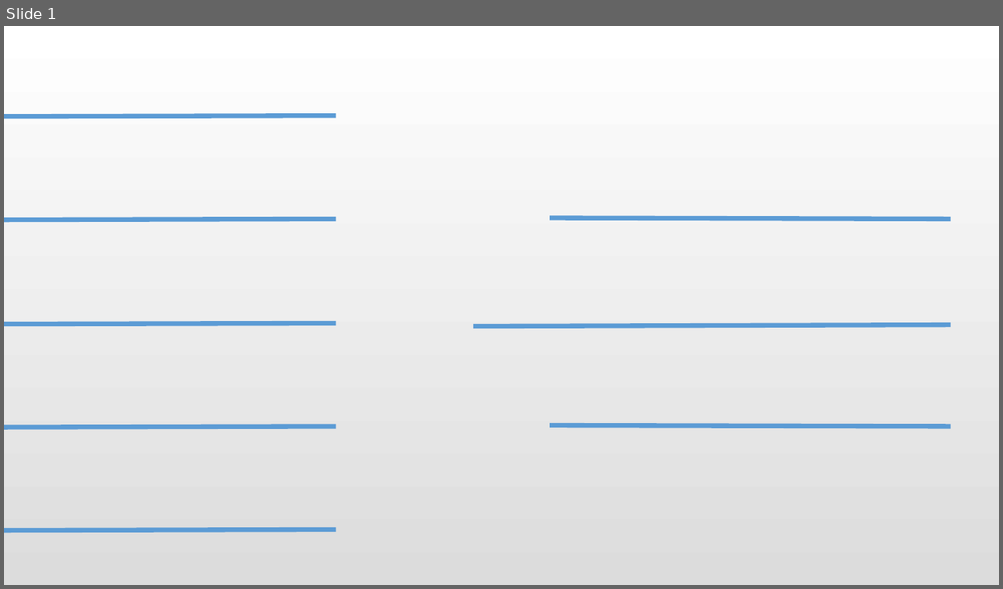
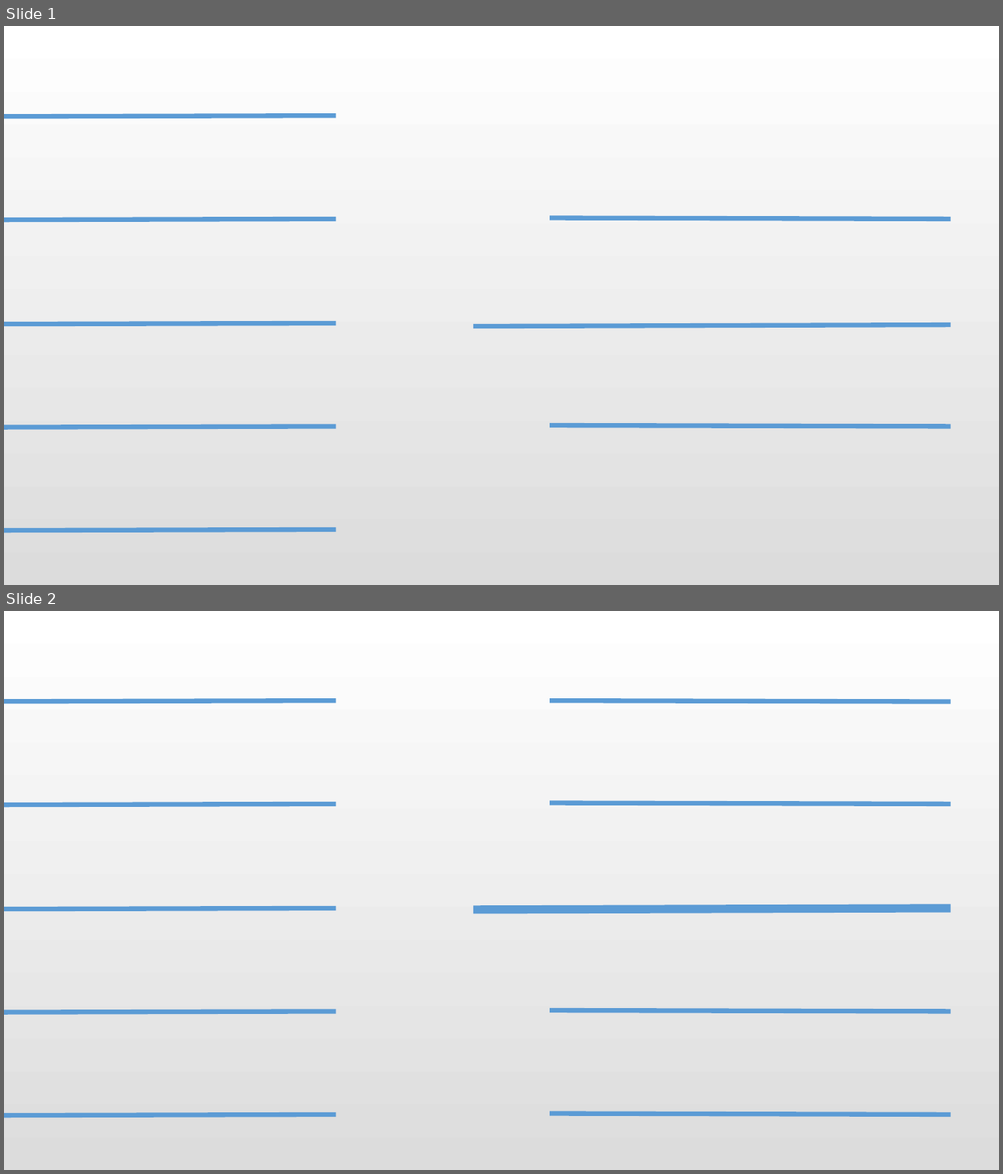
Before and after one commit to Leon-E-Zion/Leon_TestData, a slide deck: Leon-Office/桌面背景.pptx. Shown one above the other, each under a label of ours: slide 1 before the commit, slides 1 and 2 after it. The pictures are 1003x589 and 1003x1174 pixels, drawn with LibreOffice and Linux fonts; fonts in the diff are those of the drawing; background and template pictures are left out. Boxes give left, top, right and bottom in pixels: in the first picture for what was removed or moved away, otherwise in the second. Text is boxed around its words. In the diff, an @@ line names an element or a change of style, - is before the commit and + after.

```diff
--- a/Leon-Office/桌面背景.pptx
+++ b/Leon-Office/桌面背景.pptx
@@ slide 2 added at [4, 611, 999, 1170], background picture (left out) @@
@@ line added from (4, 702) to (336, 701), #5B9BD5 4.5 pt @@
@@ line added from (549, 701) to (950, 702), #5B9BD5 4.5 pt @@
@@ line added from (4, 806) to (336, 804), #5B9BD5 4.5 pt @@
@@ line added from (549, 803) to (950, 804), #5B9BD5 4.5 pt @@
@@ line added from (4, 910) to (336, 908), #5B9BD5 4.5 pt @@
@@ line added from (473, 910) to (950, 908), #5B9BD5 8 pt @@
@@ line added from (4, 1013) to (336, 1011), #5B9BD5 4.5 pt @@
@@ line added from (549, 1011) to (950, 1011), #5B9BD5 4.5 pt @@
@@ line added from (4, 1117) to (336, 1116), #5B9BD5 4.5 pt @@
@@ line added from (549, 1114) to (950, 1116), #5B9BD5 4.5 pt @@
```
Also in this commit, not shown: 1 other slide added, 8 other files.
